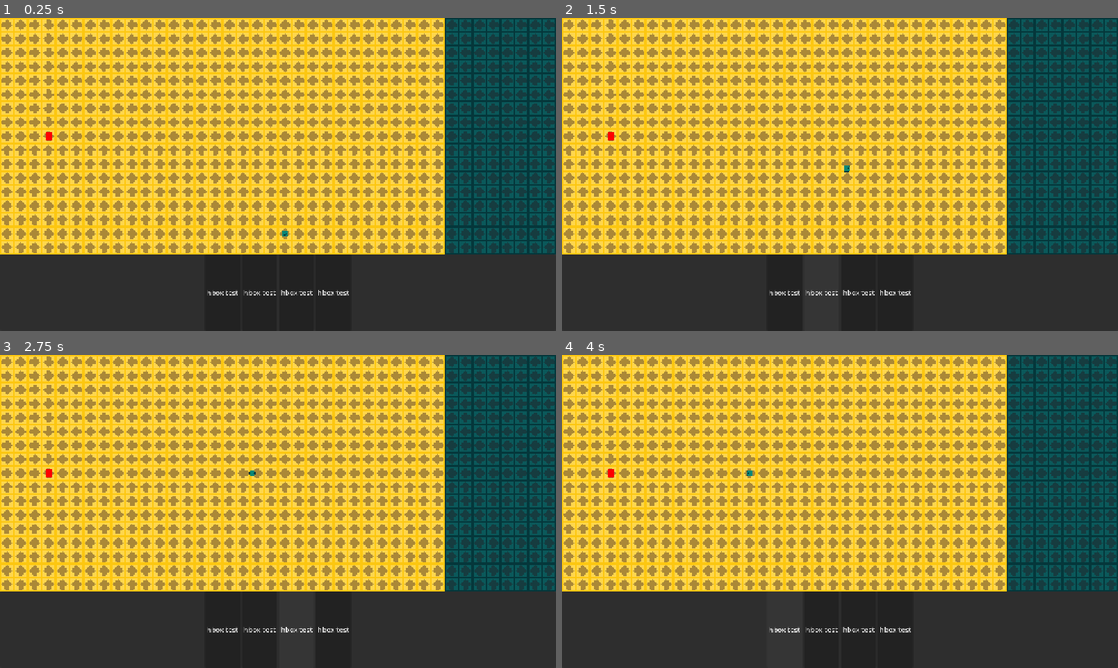
Above: before the commit, frames 1-4 (two rows, left to right).
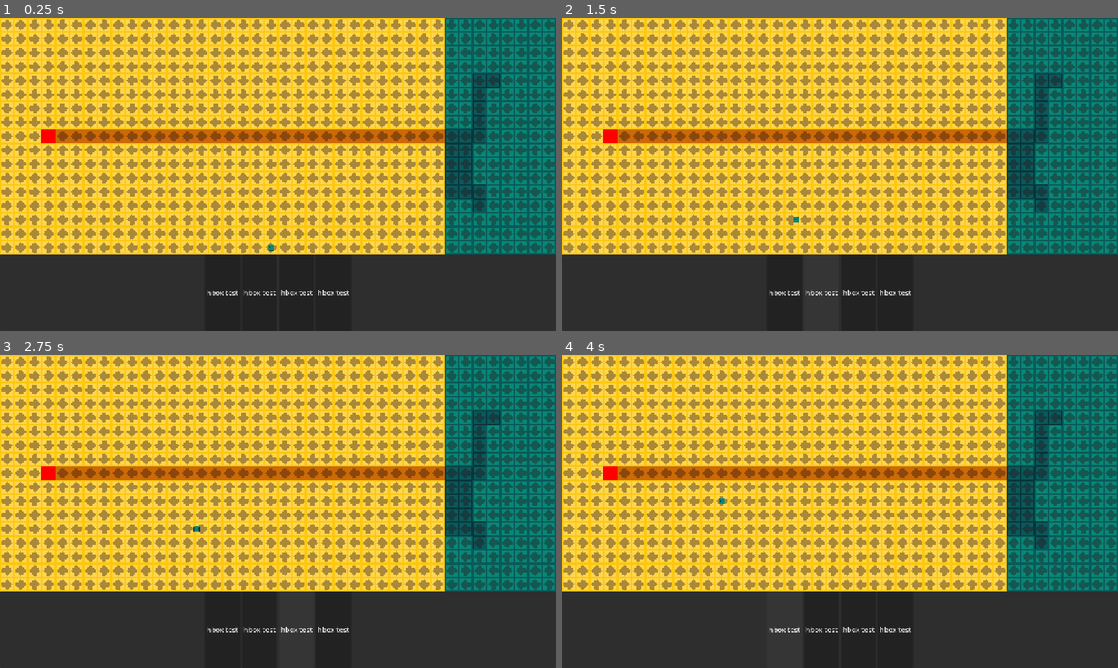
Above: after the commit, the same moments.

Repository: zt13r/playgama-summer-jam
Game: Godot game, scene res://01_core/main/main.tscn
Same seed, same stepped clock (60 frames per second), same inputs: the game is played once before the commit and once after it.
Inputs:
- Up to frame 1 (0.25 s): no input
- Up to frame 2 (1.5 s): click "hbox test" at 0.5 s; click "hbox test" at 1.25 s
- Up to frame 3 (2.75 s): click "hbox test" at 2 s
- Up to frame 4 (4 s): click "hbox test" at 2.75 s; click "hbox test" at 3.5 s

The runs differ from the first frame. In frame 1, 18% of the frame differs, in the area x 0-100%, y 0-76%; in frame 2, 18%; in frame 3, 18%; in frame 4, 18%.

Commit message:
Pathfinding somewhat better
- Still messy code
- Path can still be blocked, need better check for that

Diff:
--- a/02_gameplay/00_units/sand/object/sand_wall/sand_wall.tscn
+++ b/02_gameplay/00_units/sand/object/sand_wall/sand_wall.tscn
@@ -4,15 +4,15 @@
 [ext_resource type="Texture2D" uid="uid://c1xhmon1q60mt" path="res://03_assets/art/environment/sand.png" id="2_jltyx"]
 
 [sub_resource type="RectangleShape2D" id="RectangleShape2D_gx8jp"]
-size = Vector2(16, 16)
+size = Vector2(32, 32)
 
 [node name="SandWall" type="Area2D" unique_id=376002577]
 script = ExtResource("1_7e467")
 
 [node name="Sprite" type="Sprite2D" parent="." unique_id=845476447]
 self_modulate = Color(0.39846507, 0.39846504, 0.39846504, 1)
+scale = Vector2(2, 2)
 texture = ExtResource("2_jltyx")
 
 [node name="Collision" type="CollisionShape2D" parent="." unique_id=626769107]
-visible = false
 shape = SubResource("RectangleShape2D_gx8jp")
--- a/02_gameplay/00_units/sand/object/sandcastle/sandcastle.tscn
+++ b/02_gameplay/00_units/sand/object/sandcastle/sandcastle.tscn
@@ -4,7 +4,7 @@
 [ext_resource type="Texture2D" uid="uid://c1xhmon1q60mt" path="res://03_assets/art/environment/sand.png" id="2_s5rtb"]
 
 [sub_resource type="RectangleShape2D" id="RectangleShape2D_56x7h"]
-size = Vector2(16, 16)
+size = Vector2(32, 32)
 
 [node name="Sandcastle" type="Area2D" unique_id=835278976]
 script = ExtResource("1_nnx8w")
@@ -12,8 +12,8 @@
 
 [node name="Sprite" type="Sprite2D" parent="." unique_id=1190485705]
 self_modulate = Color(1, 0, 0, 1)
+scale = Vector2(2, 2)
 texture = ExtResource("2_s5rtb")
 
 [node name="Collision" type="CollisionShape2D" parent="." unique_id=1484754061]
-visible = false
 shape = SubResource("RectangleShape2D_56x7h")
--- /dev/null
+++ b/02_gameplay/00_units/water/object/spawner/water_spawner.tscn
@@ -0,0 +1,18 @@
+[gd_scene format=3 uid="uid://l00qv8rrs54v"]
+
+[ext_resource type="Script" uid="uid://ckkoq7qmc4wvw" path="res://02_gameplay/00_units/water/object/spawner/water_spawner.gd" id="1_53gpn"]
+[ext_resource type="Texture2D" uid="uid://diu3jxdokpb7u" path="res://03_assets/art/environment/water.png" id="2_kphej"]
+
+[sub_resource type="RectangleShape2D" id="RectangleShape2D_53gpn"]
+size = Vector2(32, 32)
+
+[node name="WaterSpawner" type="Area2D" unique_id=2038361158]
+script = ExtResource("1_53gpn")
+
+[node name="Collision" type="CollisionShape2D" parent="." unique_id=1845373826]
+shape = SubResource("RectangleShape2D_53gpn")
+
+[node name="Sprite" type="Sprite2D" parent="." unique_id=13432476]
+self_modulate = Color(0, 0, 1, 1)
+scale = Vector2(2, 2)
+texture = ExtResource("2_kphej")
--- a/02_gameplay/01_levels/level.gd
+++ b/02_gameplay/01_levels/level.gd
@@ -15,7 +15,18 @@
 @export_category("Tiles")
 @export var tile_y : int = 17
 
+#region Sand Tiles
 @export_group("Sand")
+@export var sand_path_sprite : Texture :
+	get:
+		if not sand_path_sprite:
+			sand_path_sprite = preload("uid://tnt4o36muulu")
+		return sand_path_sprite
+@export var sand_tile_sprite : Texture :
+	get:
+		if not sand_tile_sprite:
+			sand_tile_sprite = preload("uid://c1xhmon1q60mt")
+		return sand_tile_sprite
 @export var sand_scene : PackedScene :
 	get:
 		if not sand_scene:
@@ -29,8 +40,20 @@
 			sandcastle_scene = preload("uid://81xce2bpxx7n")
 		return sandcastle_scene
 @export var sand_castle_position : Vector2i = Vector2i(3, 8)
-
+#endregion
+
+#region Water Tiles
 @export_group("Water")
+@export var water_path_sprite : Texture :
+	get:
+		if not water_path_sprite:
+			water_path_sprite = preload("uid://cmcgi0e5hvyi2")
+		return water_path_sprite
+@export var water_tile_sprite : Texture :
+	get:
+		if not water_tile_sprite:
+			water_tile_sprite = preload("uid://diu3jxdokpb7u")
+		return water_tile_sprite
 @export var water_scene : PackedScene :
 	get:
 		if not water_scene:
@@ -38,7 +61,21 @@
 		return water_scene
 @export var water_x : int = 20
 @export_subgroup("Water Spawner")
-
+@export var water_spawner_scene : PackedScene :
+	get:
+		if not water_spawner_scene:
+			water_spawner_scene = preload("uid://l00qv8rrs54v")
+		return water_spawner_scene
+@export var water_spawner_positions : Array[Vector2i] = [
+	Vector2i(35, 2),
+	Vector2i(35, 5),
+	Vector2i(35, 8),
+	Vector2i(35, 11),
+	Vector2i(35, 14),
+]
+#endregion
+
+#region Tide
 @export_group("Tide")
 @export var time_between_tide_steps : float = 1.0
 @export_subgroup("High")
@@ -48,8 +85,9 @@
 @export var really_high_tide_steps : int = 10
 @export var really_high_tide_duration : float = 4.0
 @export var really_high_tide_chance : float = 0.15
-
-
+#endregion
+
+#region Variables
 var sand_units : Node2D = null
 var water_units : Node2D = null
 
@@ -57,23 +95,24 @@
 
 var tiles : Dictionary[Vector2i, Tile] = {}
 
+var path_to_sandcastle : Array[Tile] = []
+
 var selected_tile_position : Vector2i = Vector2i.ZERO
 
 var tile_size : int = 0
 
 var really_high_tide : bool = false
-
-# Flow field
-var costs : Dictionary[Vector2i, int] = {}
-var visited : Dictionary[Vector2i, bool] = {}
-var queue : Array[Vector2i] = []
-
-
+var path_blocked : bool = false
+#endregion
+
+#region Onready
 @onready var sand_tiles : Node2D = %SandTiles
 @onready var water_tiles : Node2D = %WaterTiles
+@onready var water_spawners : Node2D = %WaterSpawners
 
 @onready var tide_cooldown_timer : Timer = %TideCooldownTimer
 @onready var tide_duration_timer : Timer = %TideDurationTimer
+#endregion
 
 
 func _ready() -> void:
@@ -98,13 +137,12 @@
 	var entity : WaterEntity = entity_scene.instantiate()
 	entity.global_position = get_tile(Vector2i(20, 16)).unit_target.global_position
 	entity.current_position = Vector2i(20, 16)
-	water_units = get_tree().get_first_node_in_group("WaterUnits")
 	water_units.add_child(entity)
 	selected_unit_scene = load("uid://chehuhpiikr44")
 
 
-func _input(event: InputEvent) -> void:
-	if event.is_pressed():
+func _physics_process(_delta: float) -> void:
+	if Input.is_mouse_button_pressed(MOUSE_BUTTON_LEFT):
 		if can_place_unit():
 			_place_unit()
 
@@ -155,6 +193,13 @@
 			water_tile.current_position = tile_position
 			water_tiles.add_child(water_tile)
 
+			if tile_position in water_spawner_positions:
+				var water_spawner : WaterSpawner = water_spawner_scene.instantiate() as WaterSpawner
+				water_spawner.global_position = get_placement(tile_position)
+				water_spawner.current_position = tile_position
+				water_tile.object_unit = water_spawner
+				water_spawners.add_child(water_spawner)
+
 
 func _find_neighbor_tiles_for_each_tile() -> void:
 	for tile in tiles.values():
@@ -172,22 +217,21 @@
 		sand_units.add_child(unit)
 
 		if unit is SandObject:
-			if not can_pathfind():
+			if path_blocked:
 				push_error("Don't block the route!")
 				return
 			tile.set_walkable(false)
-			_update_costs(selected_tile_position)
-			_update_flow(selected_tile_position)
+			generate_flow_field()
 
 	elif unit is WaterUnit:
 
 		if unit is WaterObject:
-			if not can_pathfind():
+			if path_blocked:
 				push_error("Don't block the route!")
 				return
 			tile.set_walkable(false)
-			_update_costs(selected_tile_position)
-			_update_flow(selected_tile_position)
+			tile.set_next_tile(null)
+			generate_flow_field()
 
 		water_units.add_child(unit)
 
@@ -197,61 +241,24 @@
 	tile.set_buildable(false)
 
 
-func _update_costs(tile_position : Vector2i) -> void:
-	var current_tile : Tile = get_tile(tile_position)
-	var neighbors : Dictionary[Vector2i, Tile] = \
-		current_tile.get_neighbors()
-
-	# Loop through current_tile's neighbors
-	for neighbor_position in neighbors:
-		var neighbor_tile : Tile = neighbors[neighbor_position]
-
-		# Skip if not walkable
-		if not neighbor_tile.is_walkable():
-			costs[neighbor_position] = MAX_COST
-			continue
-
-		# Skip if already visited
-		if neighbor_position in visited:
-			continue
-
-		queue.append(neighbor_position)
-
-		visited[neighbor_position] = true
-		costs[neighbor_position] = costs[tile_position] + COST_INCREMENT
-
-		# Debug
-		neighbor_tile.update_cost_label(costs[neighbor_position])
-
-
-func _update_flow(tile_position : Vector2i) -> void:
-	var current_tile : Tile = get_tile(tile_position)
-	var neighbors : Dictionary[Vector2i, Tile] = \
-		current_tile.get_neighbors()
-
-	for neighbor_position in neighbors:
-		if neighbor_position not in costs or \
-			tile_position not in costs:
-				continue
-
-		if costs[neighbor_position] <= costs[tile_position]:
-			var neighbor_tile : Tile = neighbors[neighbor_position]
-			current_tile.set_next_tile(neighbor_tile)
-			break
-
-
 func generate_flow_field() -> void:
-	# Clear
-	costs.clear()
-	visited.clear()
-	queue.clear()
-
+	var costs : Dictionary[Vector2i, int] = {}
+	var visited : Dictionary[Vector2i, bool] = {}
+	var queue : Array[Vector2i] = []
 	var target_position : Vector2i = Vector2i(-1, -1)
+
+	# Reset path tile sprites
+	for path in path_to_sandcastle:
+		if path is WaterTile:
+			path.sprite.texture = water_tile_sprite
+		elif path is SandTile:
+			path.sprite.texture = sand_tile_sprite
 
 	# Find target position
 	for tile in tiles.values():
 		if tile.object_unit is Sandcastle:
 			target_position = tile.current_position
+			tile.set_next_tile(null)
 
 	if target_position == Vector2i(-1, -1):
 		push_error("Sandcastle not found; cannot start Flow Field.")
@@ -261,10 +268,33 @@
 	visited[target_position] = true
 	queue.append(target_position)
 
-	# Breadth-first Search
+	# Cost calculation using BFS
 	while not queue.is_empty():
 		var current_position : Vector2i = queue.pop_front()
-		_update_costs(current_position)
+		var current_tile : Tile = get_tile(current_position)
+		var neighbors : Dictionary[Vector2i, Tile] = \
+			current_tile.get_neighbors()
+
+		# Loop through current_tile's neighbors
+		for neighbor_position in neighbors:
+			var neighbor_tile : Tile = neighbors[neighbor_position]
+
+			# Skip if not walkable
+			if not neighbor_tile.is_walkable():
+				costs[neighbor_position] = MAX_COST
+				continue
+
+			# Skip if already visited
+			if neighbor_position in visited:
+				continue
+
+			queue.append(neighbor_position)
+
+			visited[neighbor_position] = true
+			costs[neighbor_position] = costs[current_position] + COST_INCREMENT
+
+			# Debug
+			neighbor_tile.update_cost_label(costs[neighbor_position])
 
 		# Uncomment to see the calculations much slower,
 		# as long as this line vvvvv
@@ -273,12 +303,82 @@
 		# vvvvv
 		#await get_tree().process_frame
 
-	# Flow direction
+	# Flow calculation
 	for tile_position in tiles:
-		_update_flow(tile_position)
+		var current_tile : Tile = get_tile(tile_position)
+		var neighbors : Dictionary[Vector2i, Tile] = \
+			current_tile.get_neighbors()
+
+		var possible_next_tiles : Array[Tile] = []
+
+		for neighbor_position in neighbors:
+			if neighbor_position not in costs or \
+				tile_position not in costs:
+					continue
+
+			if costs[neighbor_position] <= costs[tile_position]:
+				var neighbor_tile : Tile = neighbors[neighbor_position]
+				possible_next_tiles.append(neighbor_tile)
+				continue
+
+		if possible_next_tiles.is_empty():
+			continue
+
+		# Randomize next_tile idk
+		var chosen_tile : Tile = possible_next_tiles.pick_random()
+		current_tile.set_next_tile(chosen_tile)
 
 		# Uncomment to see the calculations much slower
 		#await get_tree().process_frame
+
+	if water_spawners.get_child_count() <= 0:
+		push_error("WaterSpawners not real?")
+		return
+
+	var spawners : Array[Node] = water_spawners.get_children()
+	var can_path : Array[WaterSpawner] = []
+
+	# Path from Spawners to Sandcastle
+	for spawner in spawners:
+		if not spawner is WaterSpawner:
+			push_error("How did a non-WaterSpawner get here?")
+			continue
+		var spawner_tile : Tile = spawner.current_tile
+		var spawner_next_tile : Tile = spawner_tile.get_next_tile()
+		if spawner_next_tile == null:
+			push_error("Spawner has no next tile.")
+			return
+
+		var next_tile : Tile = spawner_next_tile
+
+		# Actual path-ing
+		while next_tile.get_next_tile() != null:
+			next_tile = next_tile.get_next_tile()
+			if next_tile == null:
+				break
+
+			# Find path find (?)
+			if next_tile.object_unit != null:
+				if next_tile.object_unit is Sandcastle:
+					can_path.append(spawner)
+					break
+
+			# Visual stuff
+			if next_tile is SandTile:
+				next_tile.sprite.texture = sand_path_sprite
+			elif next_tile is WaterTile:
+				next_tile.sprite.texture = water_path_sprite
+
+			# Actual-er path-ing (?)
+			if next_tile in path_to_sandcastle:
+				continue
+			path_to_sandcastle.append(next_tile)
+
+		# Last pathfind check idk
+		if can_path.is_empty():
+			path_blocked = true
+		else:
+			path_blocked = false
 
 
 func get_tile(pos : Vector2i) -> Tile:
@@ -349,11 +449,8 @@
 func can_place_unit() -> bool:
 	return (selected_unit_scene != null) and \
 		(selected_tile_position != Vector2i.ZERO) and \
-		get_tile(selected_tile_position).is_buildable()
-
-
-func can_pathfind() -> bool:
-	return true
+		get_tile(selected_tile_position).is_buildable() and \
+		get_tile(selected_tile_position).object_unit == null
 
 
 func _on_tide_cooldown_timer_timeout() -> void:
--- a/02_gameplay/01_levels/level.tscn
+++ b/02_gameplay/01_levels/level.tscn
@@ -15,6 +15,9 @@
 [node name="WaterTiles" type="Node2D" parent="." unique_id=47345623]
 unique_name_in_owner = true
 
+[node name="WaterSpawners" type="Node2D" parent="WaterTiles" unique_id=1245039493]
+unique_name_in_owner = true
+
 [node name="TideCooldownTimer" type="Timer" parent="." unique_id=364411897]
 unique_name_in_owner = true
 one_shot = true
--- a/02_gameplay/01_levels/tiles/tile.gd
+++ b/02_gameplay/01_levels/tiles/tile.gd
@@ -21,6 +21,7 @@
 
 @onready var unit_target : Marker2D = %UnitTarget
 @onready var selected_overlay : Sprite2D = %SelectedOverlay
+@onready var sprite : Sprite2D = $Sprite
 
 
 func _ready() -> void:
@@ -75,6 +76,10 @@
 
 
 func set_next_tile(tile : Tile) -> void:
+	if tile == null:
+		$ArrowDebug.hide()
+		return
+
 	if tile not in neighbors.values():
 		push_error("Can't set next tile because passed Tile is not a neighbor.")
 		return
Binary file added: 03_assets/art/environment/sand_path.png
Not shown, added: 03_assets/art/environment/sand_path.png.import
Binary file changed: 03_assets/art/environment/water.png
Binary file added: 03_assets/art/environment/water_path.png
Not shown, added: 03_assets/art/environment/water_path.png.import
